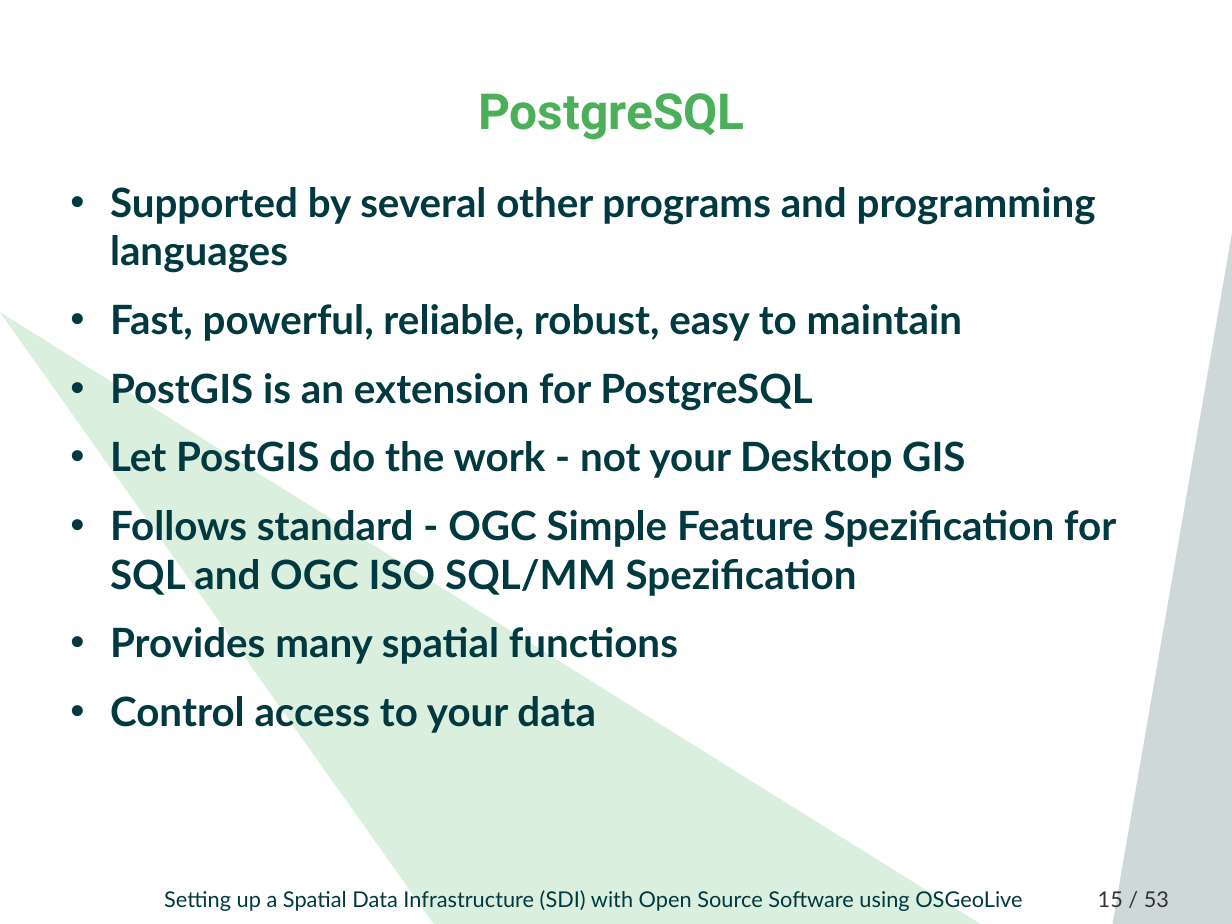
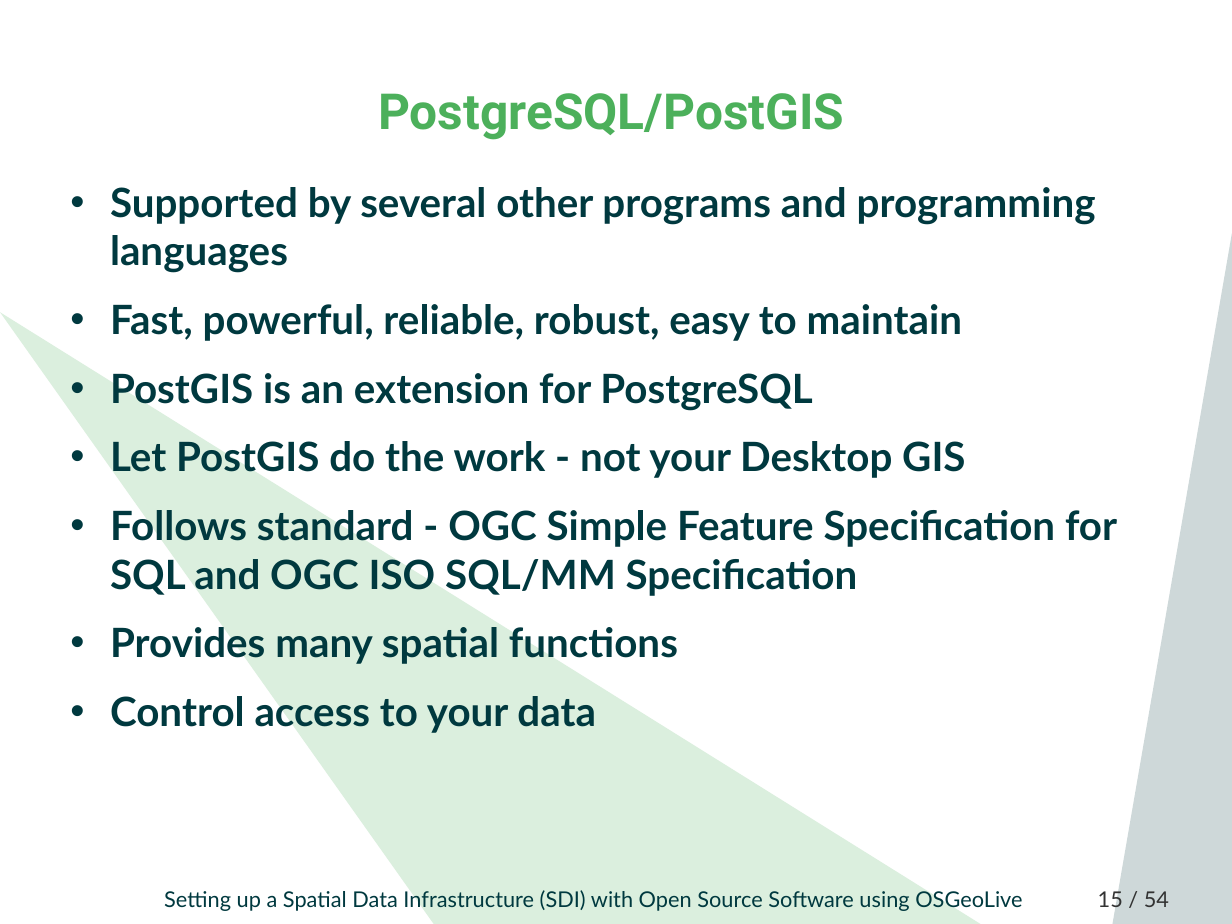
Before and after one commit to astroidex/foss4g-2019-workshop-sdi-with-osgeolive, a slide deck: slide 15 of FOSS4G_2019_SDI_OSGeoLive_Workshop.odp. Drawn at 1232x924 pixels with LibreOffice and Linux fonts; fonts in the diff are those of the drawing; background and template pictures are left out. Boxes give left, top, right and bottom in pixels: in the first picture for what was removed or moved away, otherwise in the second. Text is boxed around its words. In the diff, an @@ line names an element or a change of style, - is before the commit and + after.

```diff
--- a/FOSS4G_2019_SDI_OSGeoLive_Workshop.odp
+++ b/FOSS4G_2019_SDI_OSGeoLive_Workshop.odp
@@ title at [378,93,844,140]: text changed @@
-PostgreSQL
+PostgreSQL/PostGIS
@@ text at [110,510,1117,596]: text changed @@
-• Follows standard - OGC Simple Feature Spezification for SQL and OGC ISO SQL/MM Spezification
+• Follows standard - OGC Simple Feature Specification for SQL and OGC ISO SQL/MM Specification
@@ page number at [1098,888,1169,912]: text changed @@
-15 / 53
+15 / 54
```
Also in this commit, not shown: 10 other slides changed, 2 slides added, 1 slide removed, 1 other file.
